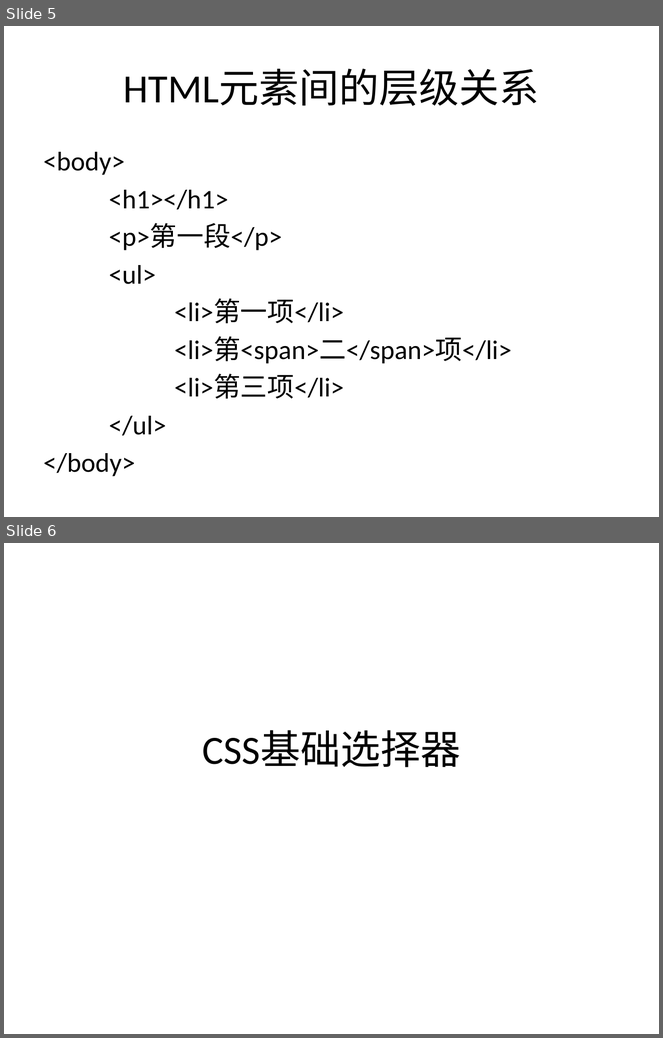
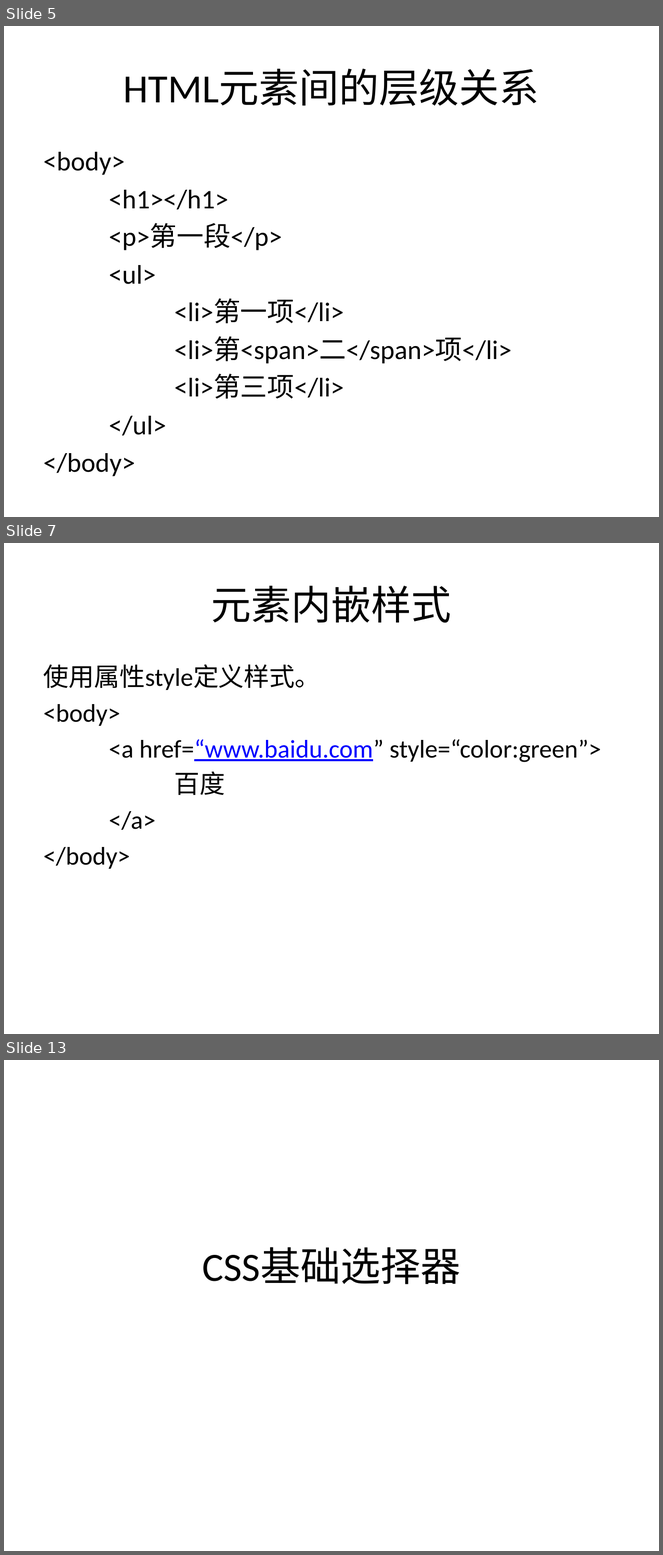
Before and after one commit to sans123wx/class, a slide deck: 网页设计与制作/课件/4/css选择器.pptx. Shown one above the other, each under a label of ours: slides 5 and 6 before the commit, slides 5, 7 and 13 after it; the slides between them are not shown. The pictures are 663x1038 and 663x1555 pixels, drawn with LibreOffice and Linux fonts; fonts in the diff are those of the drawing. Boxes give left, top, right and bottom in pixels: in the first picture for what was removed or moved away, otherwise in the second. Text is boxed around its words. In the diff, an @@ line names an element or a change of style, - is before the commit and + after.

```diff
--- a/网页设计与制作/课件/4/css选择器.pptx
+++ b/网页设计与制作/课件/4/css选择器.pptx
@@ slide 7 added at (4,543,659,1034), background #FFFFFF @@
@@ title added at (211,586,452,623), 44 pt, text #000000 @@
+元素内嵌样式
@@ text added at (44,664,601,869), 28 pt, text #000000 @@
+使用属性style定义样式。
+<body>
+<a href=“www.baidu.com” style=“color:green”>
+百度
+</a>
+</body>
@@ what was slide 6 is now slide 13 @@
```
Also in this commit, not shown: 6 other slides added, 4 other files.
